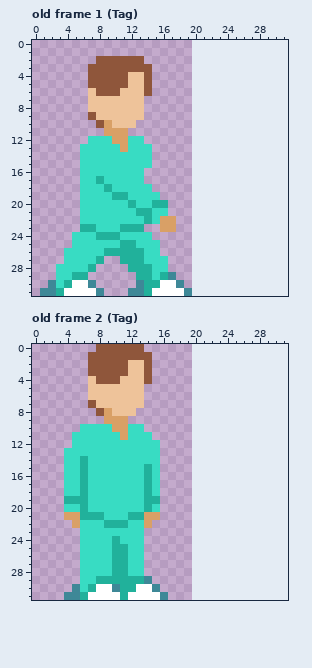
One commit to this pixel-art file: resources/player/player.aseprite. The first picture shows the starting point.
20x32 pixels, 4 frames. Shown: old frame 1 (Tag), old frame 2 (Tag). The old version is drawn lined up with the new one, on the new canvas. The commit also changed other frames, which this record leaves out.
After:
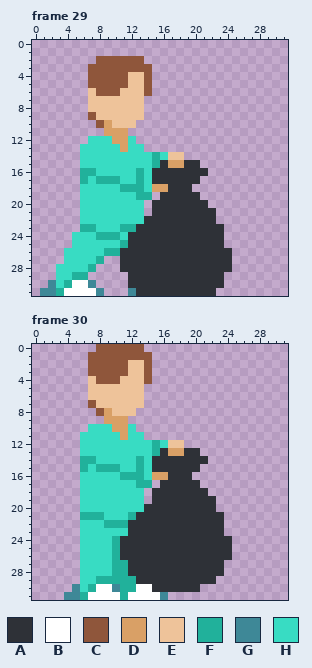
Palette (. is transparent): A #2e3137  B #ffffff  C #8f563b  D #d9a066  E #eec39a  F #21b19b  G #3e8897  H #38dcc3
A new or re-ordered frame is compared with the old frame closest to it.
What changed:
canvas 20x32 -> 32x32
frames 4 -> 32
--- frame 29 is new; against old frame 1 (Tag)
@@ x 0..31 @@
 11 .........DDD....................
-12 .......HHHDDHH..................
-13 ......HHHHHDHHH.................
-14 ......HHHHHHHHH.................
-15 ......HHHHHHHHH.................
-16 ......HHHHHHHH..................
-17 ......HHFHHHHH..................
-18 ......HHHFHHHHH.................
-19 ......HHHHFFHHHH................
-20 ......HHHHHHFHHFF...............
-21 ......HHHHHHHFFHH...............
-22 ......HHHHHHHHFHDD..............
-23 ......FFHHHFFF..DD..............
-24 .....HHHFFFHHHH.................
-25 .....HHHHHHFFHHH................
-26 ....HHHHHFFFFFHH................
-27 ....HHHHF..FFFHHH...............
-28 ...HHHHF....FFFHH...............
-29 ...HHFF......FFHFG..............
-30 ..GHFBBG.....GFFBBG.............
-31 .GGFBBBBG...GGFBBBBG............
+12 .......HHHDDH...................
+13 ......HHHHHDHH..................
+14 ......HHHHHHHHHFHEE.............
+15 ......HHHHHHHHHFADDAA...........
+16 ......FFHHHHHFHAAAAAAA..........
+17 ......FHFFFHHFHAAAAAA...........
+18 ......HHHHHFFFHDDAAA............
+19 ......HHHHHHHFF.AAAAA...........
+20 ......HHHHHHHH.AAAAAAA..........
+21 ......HHHHHHHH.AAAAAAAA.........
+22 ......HHHHHHHHAAAAAAAAA.........
+23 ......FFHHHFFAAAAAAAAAAA........
+24 .....HHHFFFHAAAAAAAAAAAA........
+25 .....HHHHHHFAAAAAAAAAAAA........
+26 ....HHHHHFFAAAAAAAAAAAAAA.......
+27 ....HHHHF..AAAAAAAAAAAAAA.......
+28 ...HHHHF...AAAAAAAAAAAAAA.......
+29 ...HHFF.....AAAAAAAAAAAA........
+30 ..GHFBBG....AAAAAAAAAAAA........
+31 .GGFBBBBG...GAAAAAAAAAA.........
--- frame 30 is new; against old frame 2 (Tag)
@@ x 0..31 @@
  9 .........DDD....................
-10 ......HHHHDDHH..................
-11 .....HHHHHHDHHH.................
-12 .....HHHHHHHHHHH................
-13 ....HHHHHHHHHHHH................
-14 ....HHFHHHHHHHHH................
-15 ....HHFHHHHHHHFH................
-16 ....HHFHHHHHHHFH................
-17 ....HHFHHHHHHHFH................
-18 ....HHFHHHHHHHFH................
-19 ....FFFHHHHHHHFF................
-20 ....HHFHHHHHHHFH................
-21 ....DDFFFHHHFFDD................
-22 .....DHHHFFFHHD.................
-23 ......HHHHHHHH..................
-24 ......HHHHFHHH..................
-25 ......HHHHFFHH..................
-26 ......HHHHFFHH..................
-27 ......HHHHFFHH..................
-28 ......HHHHFFHH..................
-29 ......HHFFFFFFG.................
-30 .....GHFBBGFFBBG................
+10 .......HHHDDH...................
+11 ......HHHHHDHH..................
+12 ......HHHHHHHHHFHEE.............
+13 ......HHHHHHHHHFADDAA...........
+14 ......FFHHHHHFHAAAAAAA..........
+15 ......FHFFFHHFHAAAAAA...........
+16 ......HHHHHFFFHDDAAA............
+17 ......HHHHHHHFF.AAAAA...........
+18 ......HHHHHHHH.AAAAAAA..........
+19 ......HHHHHHHH.AAAAAAAA.........
+20 ......HHHHHHHHAAAAAAAAA.........
+21 ......FFFHHHFAAAAAAAAAAA........
+22 ......HHHFFFAAAAAAAAAAAA........
+23 ......HHHHHHAAAAAAAAAAAA........
+24 ......HHHHFAAAAAAAAAAAAAA.......
+25 ......HHHHFAAAAAAAAAAAAAA.......
+26 ......HHHHFAAAAAAAAAAAAAA.......
+27 ......HHHHFFAAAAAAAAAAAA........
+28 ......HHHHFFAAAAAAAAAAAA........
+29 ......HHFFFFFAAAAAAAAAA.........
+30 .....GHFBBGFFBBAAAAAA...........
 31 ....GGFBBBBFBBBBG...............
Changed places in both pictures, as pixel boxes (x1, y1, x2, y2):
changed: (80, 136, 232, 296)
changed: (64, 424, 232, 592)
